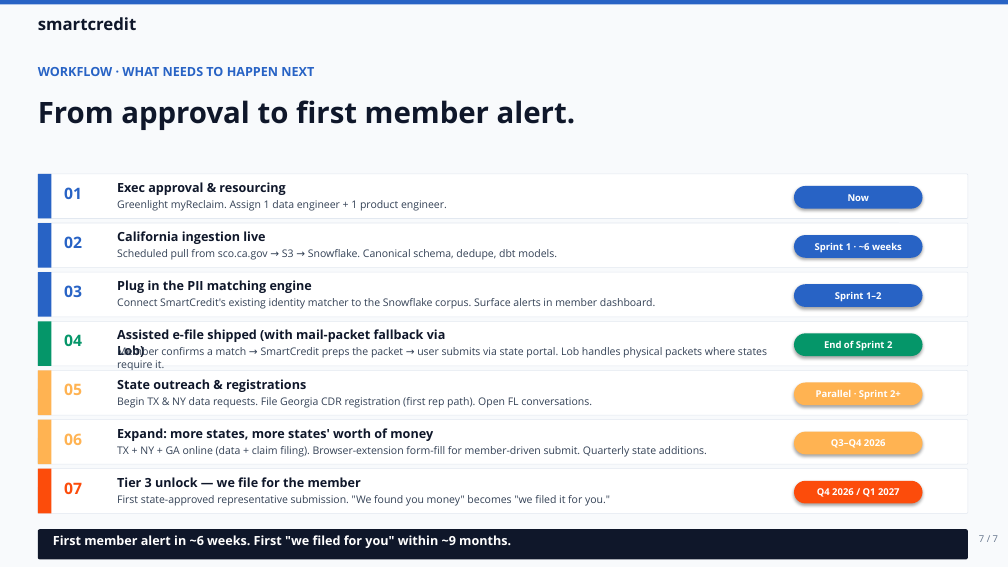
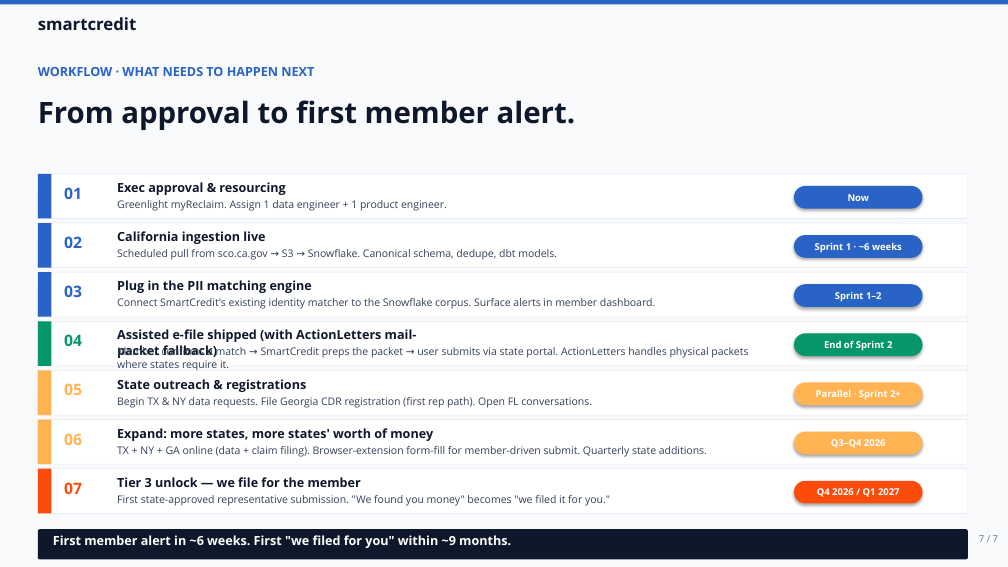
Before and after one commit to ahmedyassineconsumerdirect/cd-getmymoney, a slide deck: slide 7 of myReclaim-Exec-Deck.pptx. Drawn at 1008x567 pixels with LibreOffice and Linux fonts; fonts in the diff are those of the drawing. Boxes give left, top, right and bottom in pixels: in the first picture for what was removed or moved away, otherwise in the second. Text is boxed around its words. In the diff, an @@ line names an element or a change of style, - is before the commit and + after.

```diff
--- a/myReclaim-Exec-Deck.pptx
+++ b/myReclaim-Exec-Deck.pptx
@@ text at [117, 329, 417, 358]: text changed @@
-Assisted e-file shipped (with mail-packet fallback via Lob)
+Assisted e-file shipped (with ActionLetters mail-packet fallback)
@@ text at [117, 346, 748, 370]: text changed @@
-Member confirms a match → SmartCredit preps the packet → user submits via state portal. Lob handles physical packets where states require it.
+Member confirms a match → SmartCredit preps the packet → user submits via state portal. ActionLetters handles physical packets where states require it.
```
Also in this commit, not shown: 1 other slide changed, 1 slide added, 1 slide removed, 1 other file.
